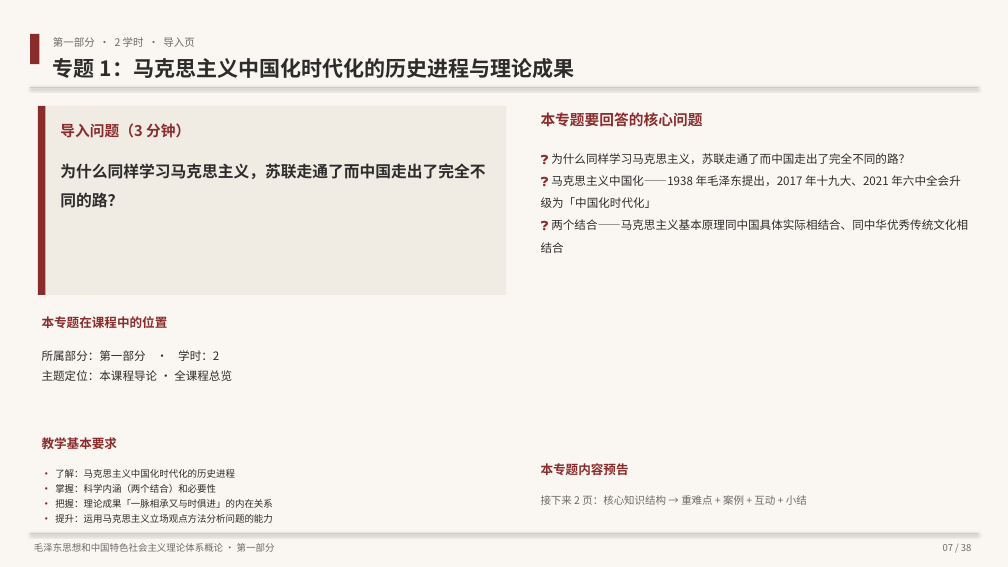
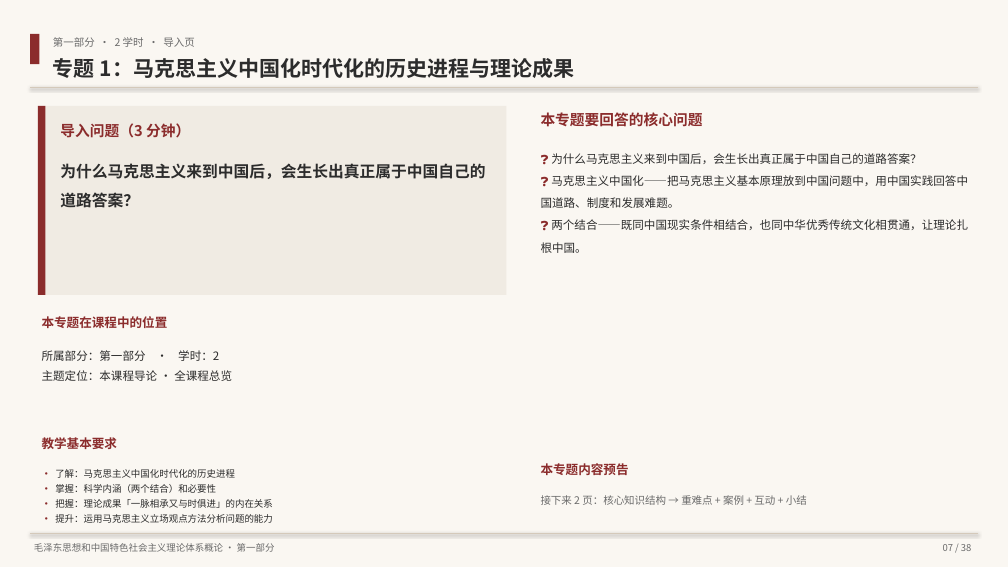
Before and after one commit to hsy358/obsidian-vault, a slide deck: slide 7 of 03-资源/PPT/毛泽东思想和中国特色社会主义理论体系概论 教学大纲概览.pptx. Drawn at 1008x567 pixels with LibreOffice and Linux fonts; fonts in the diff are those of the drawing. Boxes give left, top, right and bottom in pixels: in the first picture for what was removed or moved away, otherwise in the second. Text is boxed around its words. In the diff, an @@ line names an element or a change of style, - is before the commit and + after.

```diff
--- a/03-资源/PPT/毛泽东思想和中国特色社会主义理论体系概论 教学大纲概览.pptx
+++ b/03-资源/PPT/毛泽东思想和中国特色社会主义理论体系概论 教学大纲概览.pptx
@@ text at [60,163,485,208]: text changed @@
-为什么同样学习马克思主义，苏联走通了而中国走出了完全不同的路？
+为什么马克思主义来到中国后，会生长出真正属于中国自己的道路答案？
@@ text at [541,153,968,253]: text changed @@
-❓ 为什么同样学习马克思主义，苏联走通了而中国走出了完全不同的路？
-❓ 马克思主义中国化——1938 年毛泽东提出，2017 年十九大、2021 年六中全会升级为「中国化时代化」
-❓ 两个结合——马克思主义基本原理同中国具体实际相结合、同中华优秀传统文化相结合
+❓ 为什么马克思主义来到中国后，会生长出真正属于中国自己的道路答案？
+❓ 马克思主义中国化——把马克思主义基本原理放到中国问题中，用中国实践回答中国道路、制度和发展难题。
+❓ 两个结合——既同中国现实条件相结合，也同中华优秀传统文化相贯通，让理论扎根中国。
```
Also in this commit, not shown: 2 other slides changed, 1 other file.
